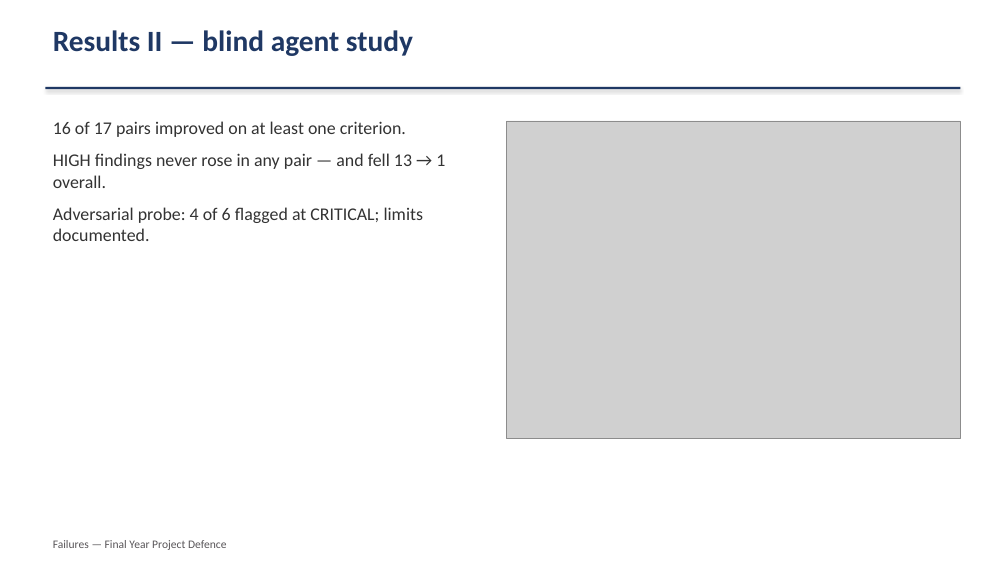
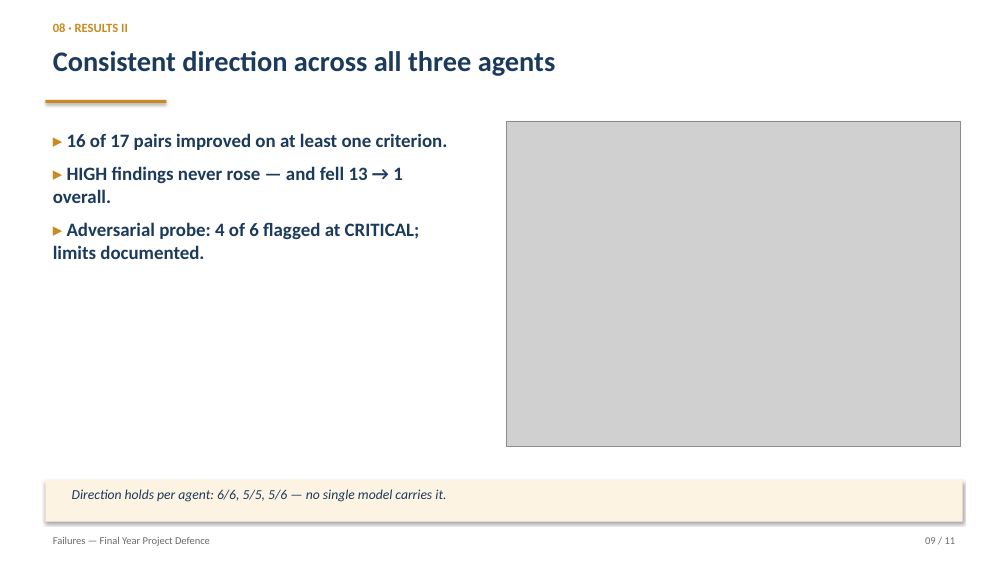
Before and after one commit to mayowa-kalejaiye/Failures, a slide deck: slide 9 of docs/school-project/FAILURES_Defence_Slides.pptx. Drawn at 1008x567 pixels with LibreOffice and Linux fonts; fonts in the diff are those of the drawing; grey boxes stand for pictures. Boxes give left, top, right and bottom in pixels: in the first picture for what was removed or moved away, otherwise in the second. Text is boxed around its words. In the diff, an @@ line names an element or a change of style, - is before the commit and + after.

Commit message:
School project: redesigned defence deck (navy/gold system, stat cards, takeaway strips)

```diff
--- a/docs/school-project/FAILURES_Defence_Slides.pptx
+++ b/docs/school-project/FAILURES_Defence_Slides.pptx
@@ text at box(53, 23, 128, 32): text changed; size 28 to 12 pt; text colour #1F3864 to #C98A1F @@
-Results II — blind agent study
+08 · RESULTS II
@@ text "Consistent direction across all three ...": place and size @@
-text "Consistent direction across all three ..." at box(45, 87, 960, 89)
+text "Consistent direction across all three ..." at box(53, 51, 556, 76)
@@ text "Consistent direction across all three ..." at box(53, 51, 556, 76): fill #1F3864 to none; shadow off @@
@@ text at box(53, 51, 556, 76): text added @@
+Consistent direction across all three agents
@@ rectangle added at box(45, 100, 166, 103), fill #C98A1F @@
@@ text at box(53, 133, 448, 259): text changed; size 17 to 18 pt; text colour #333333 to #1B3A5C; bold on @@
-16 of 17 pairs improved on at least one criterion.
-HIGH findings never rose in any pair — and fell 13 → 1 overall.
-Adversarial probe: 4 of 6 flagged at CRITICAL; limits documented.
+▸ 16 of 17 pairs improved on at least one criterion.
+▸ HIGH findings never rose — and fell 13 → 1 overall.
+▸ Adversarial probe: 4 of 6 flagged at CRITICAL; limits documented.
@@ picture: place and size @@
-picture at box(507, 121, 960, 439)
+picture at box(507, 121, 960, 446)
@@ rectangle added at box(45, 480, 963, 522), fill #FDF3E3 @@
@@ text added at box(72, 489, 446, 502), 13 pt, text #1B3A5C, italic @@
+Direction holds per agent: 6/6, 5/5, 5/6 — no single model carries it.
@@ text "Failures — Final Year Project ..." at box(53, 537, 210, 546): size 11 to 10 pt, text colour #595659 to #6B6B6B @@
@@ text added at box(925, 537, 956, 544), 10 pt, text #6B6B6B @@
+09 / 11
```
Also in this commit, not shown: 10 other slides changed, 1 other file.
